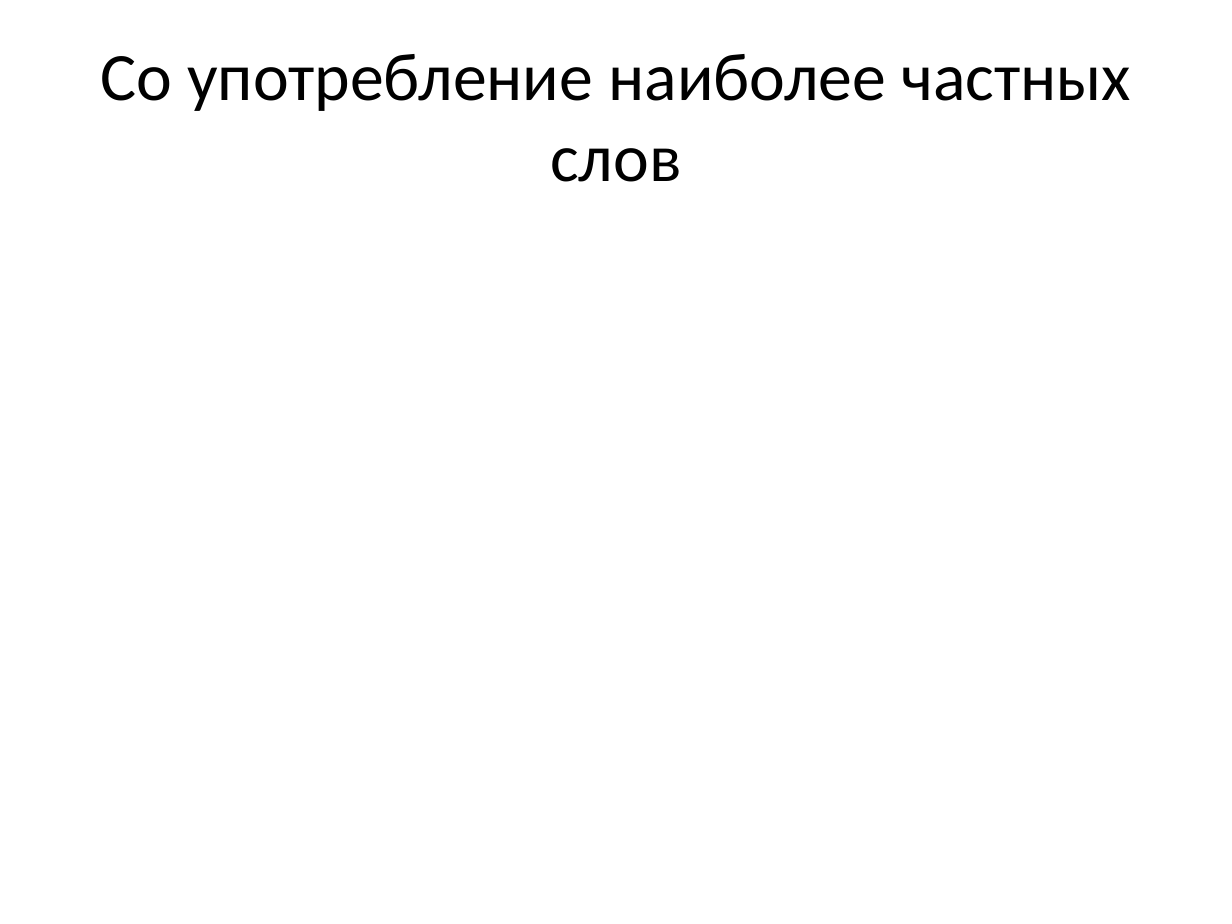
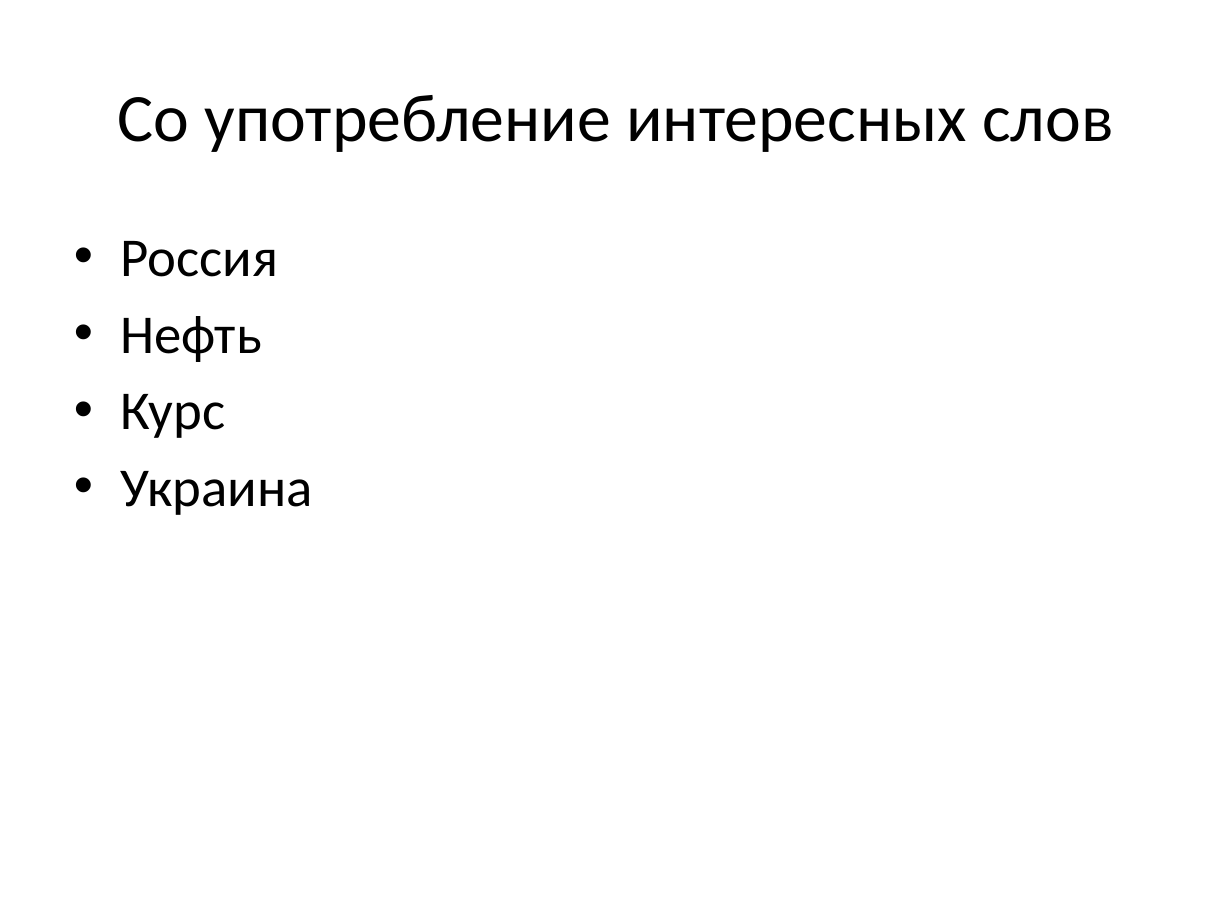
Before and after one commit to arassadin/hse_ling, a slide deck: slide 25 of ng_rg_presentation.pptx (slide 7 before the commit). Drawn at 1232x924 pixels with LibreOffice and Linux fonts; fonts in the diff are those of the drawing. Boxes give left, top, right and bottom in pixels: in the first picture for what was removed or moved away, otherwise in the second. Text is boxed around its words. In the diff, an @@ line names an element or a change of style, - is before the commit and + after.

```diff
--- a/ng_rg_presentation.pptx
+++ b/ng_rg_presentation.pptx
@@ title at (118,95,1113,152): text changed @@
-Со употребление наиболее частных слов
+Со употребление интересных слов
@@ text added at (120,241,312,515), 32 pt, text #000000 @@
+• Россия
+• Нефть
+• Курс
+• Украина
```
Also in this commit, not shown: 8 other slides changed, 19 slides added, 1 slide removed.
